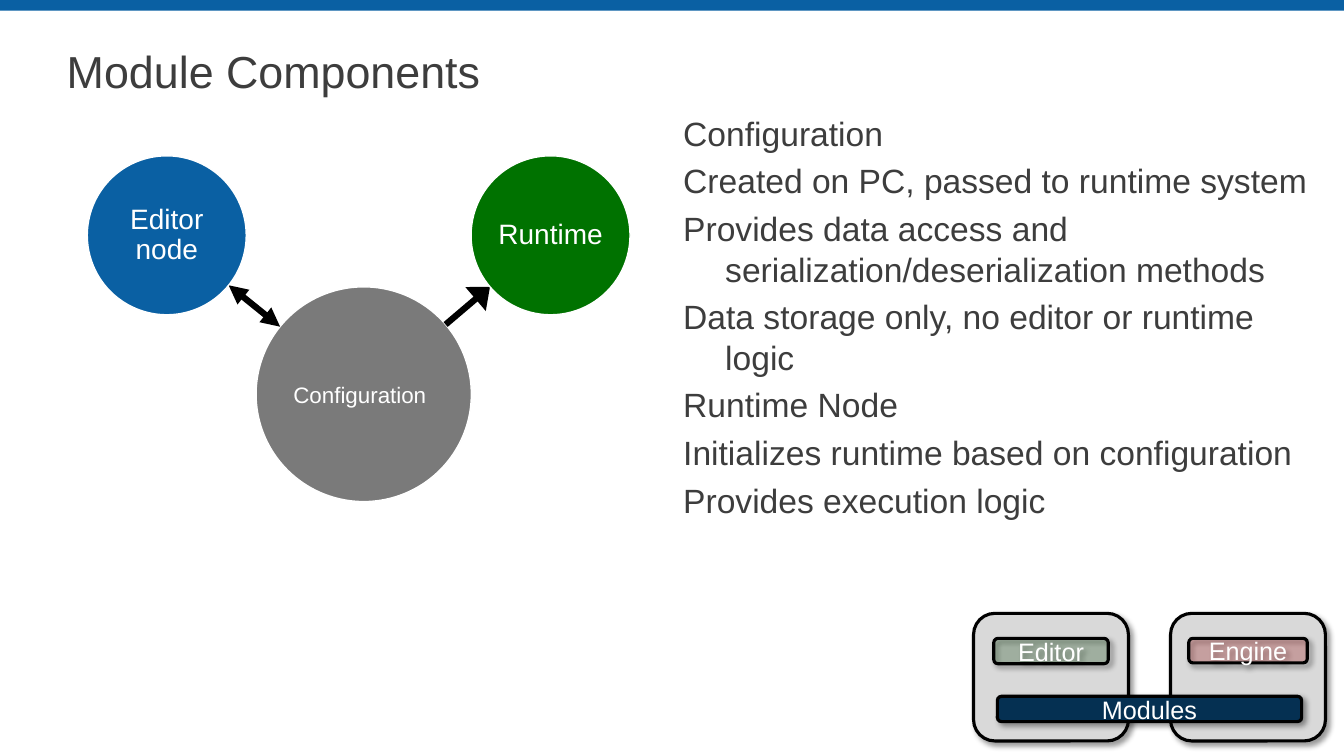
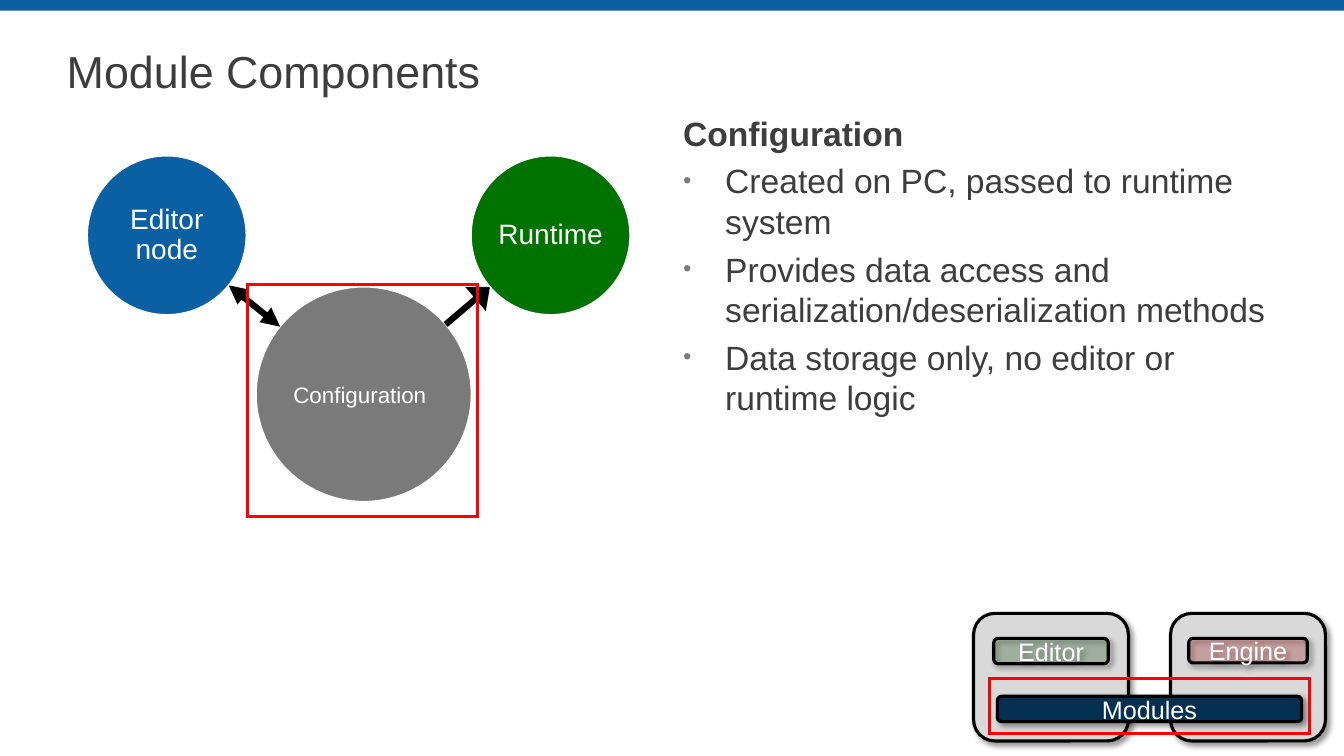
Before and after one commit to LabVIEW-DCAF/Documentation, a slide deck: slide 14 of Trunk/Getting Started Material/DCAF Training/1 Introduction to DCAF.pptx (slide 11 before the commit). Drawn at 1344x756 pixels with LibreOffice and Linux fonts; fonts in the diff are those of the drawing; background and template pictures are left out. Boxes give left, top, right and bottom in pixels: in the first picture for what was removed or moved away, otherwise in the second. Text is boxed around its words. In the diff, an @@ line names an element or a change of style, - is before the commit and + after.

```diff
--- a/Trunk/Getting Started Material/DCAF Training/1 Introduction to DCAF.pptx
+++ b/Trunk/Getting Started Material/DCAF Training/1 Introduction to DCAF.pptx
@@ text "Configuration" at (x1=683, y1=121, x2=1265, y2=417): bold on in "Configuration"; bullet none to • @@
@@ rectangle added at (x1=248, y1=284, x2=478, y2=517), outline #FF0000 2.25 pt @@
@@ text at (x1=683, y1=392, x2=1292, y2=520): paragraphs removed @@
-Runtime Node
-Initializes runtime based on configuration
-Provides execution logic
@@ rectangle added at (x1=990, y1=679, x2=1310, y2=734), outline #FF0000 2.25 pt @@
```
Also in this commit, not shown: 19 other slides changed, 10 slides added.
